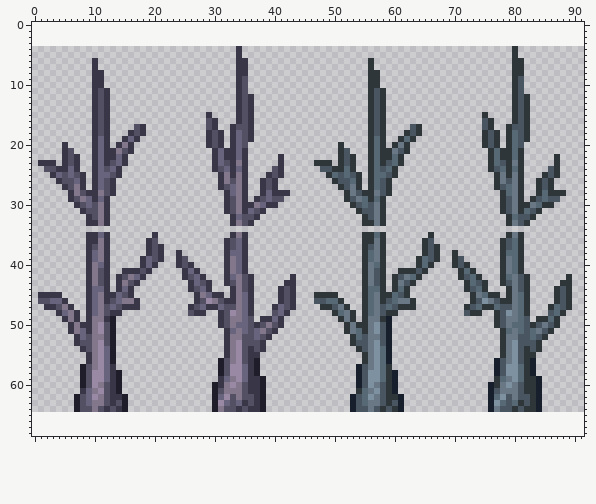
Sprite sheet -- Resources/Textures/Projectiles/Friendly/Druidic/EvilBranch.png. Above, as it was before the edit.
The file is 184x122 pixels, drawn in blocks of 2x2; one block is one cell here. The old version is drawn lined up with the new one, on the new canvas.
And afterwards:
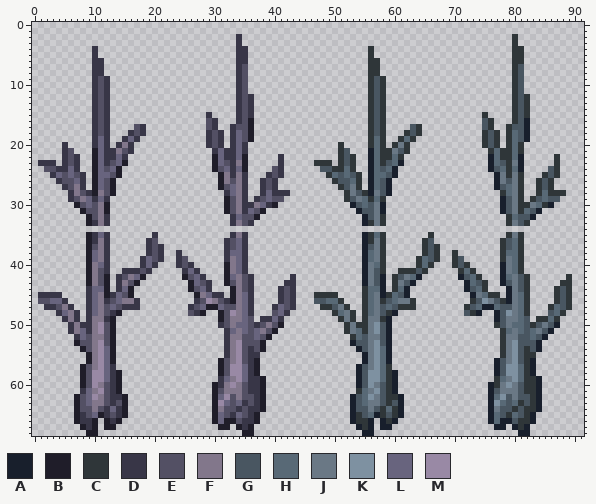
Palette (. is transparent): A #181f2c  B #1f1d29  C #2f3639  D #383647  E #535064  F #82778b  G #495661  H #586976  J #6a7885  K #7e91a1  L #68647e  M #9989a5
Changes in this commit:
canvas 92x61 -> 92x69, the old top-left corner now at 0,4
Changed rows in their new state; - is an unchanged pixel.
first column x 10:
 2 ------------------------D---------------------------------------------C-
 3 ------------------------D---------------------------------------------C-
 4 D------------------------D--------------------C------------------------C
 5 D------------------------D--------------------C------------------------C
 6 -D---------------------------------------------C------------------------
 7 -D-----------------------E---------------------C-----------------------G
 8 -------------------------E---------------------------------------------G
 9 -ED--------------------------------------------GC-----------------------
10 -ED--------------------------------------------GC-----------------------
first column x 7:
16 -----------------------------B---------------------------------------------A-----
17 -----------------------------B---------------------------------------------A-----
18 -----------------------------B---------------------------------------------A-----
19 -----------------------------B---------------------------------------------A-----
20 ----------------------------D---------------------------------------------C------
21 ---B---------------------------------------------A-------------------------------
22 ---B-------------------B----B--------------------A-------------------A----A------
23 ---B----B--------------B----B--------------------A----A--------------A----A------
24 ---B---B---------------B----B--------------------A---A---------------A----A------
25 ---B---B----------------B------------------------A---A----------------A----------
26 ---B--B-----------------B------------------------A--A-----------------A----------
27 ---B--B-----------------B------------------------A--A-----------------A----------
28 ---B--B------------------------------------------A--A----------------------------
29 -------------------------B---------------------------------------------A---------
30 B----B-------------------B-------B------------A----A-------------------A-------A-
31 -B---B-------------------B-----B---------------A---A-------------------A-----A---
32 --B---------------------------B-----------------A---------------------------A----
33 --B---------------------------------------------A--------------------------------
35 --B---------------------------------------------A--------------------------------
36 --B---------------------------------------------A--------------------------------
37 --B---------------------------------------------A--------------------------------
38 --B---------------------------------------------A--------------------------------
39 --B---------------------------------------------A--------------------------------
40 --B----------------------B----------------------A----------------------A---------
41 --B----------------------B----------------------A----------------------A---------
42 --B--B-----B------B------B----------------------A--A-----A------A------A---------
43 --B--B----B--------B-----B----------------------A--A----A--------A-----A---------
44 -----B---B---------B------B------------------------A---A---------A------A--------
45 -----B---B----------B-----B------------------------A---A----------A-----A--------
46 --------------------------B---------------------------------------------A--------
47 ----------------------BB--------------------------------------------AA-----------
48 -------B-------------B--B----------------------------A-------------A--A----------
49 ------------------------B---------------------------------------------A----------
50 ----------------------------------B---------------------------------------------A
51 ---------------------------------B---------------------------------------------A-
52 --------------------------------B---------------------------------------------A--
53 B------------------------------B--------------A------------------------------A---
54 -B-----------------------------B---------------A-----------------------------A---
55 --B---------------------------------------------A--------------------------------
56 --B---------------------------------------------A--------------------------------
first column x 7:
64 ------L---------------------------------------------H------------------------
65 BDELBDEDB--------------BLEDLEDB---------------ACGHACGCA--------------AHGCHGCA
66 BDDB-BDB---------------BLBBEDDB---------------ACCA-ACA---------------AHAAGCCA
67 -BDB-BB-----------------BB-BDB-----------------ACA-AA-----------------AA-ACA-
68 --BB------------------------BB------------------AA------------------------AA-
